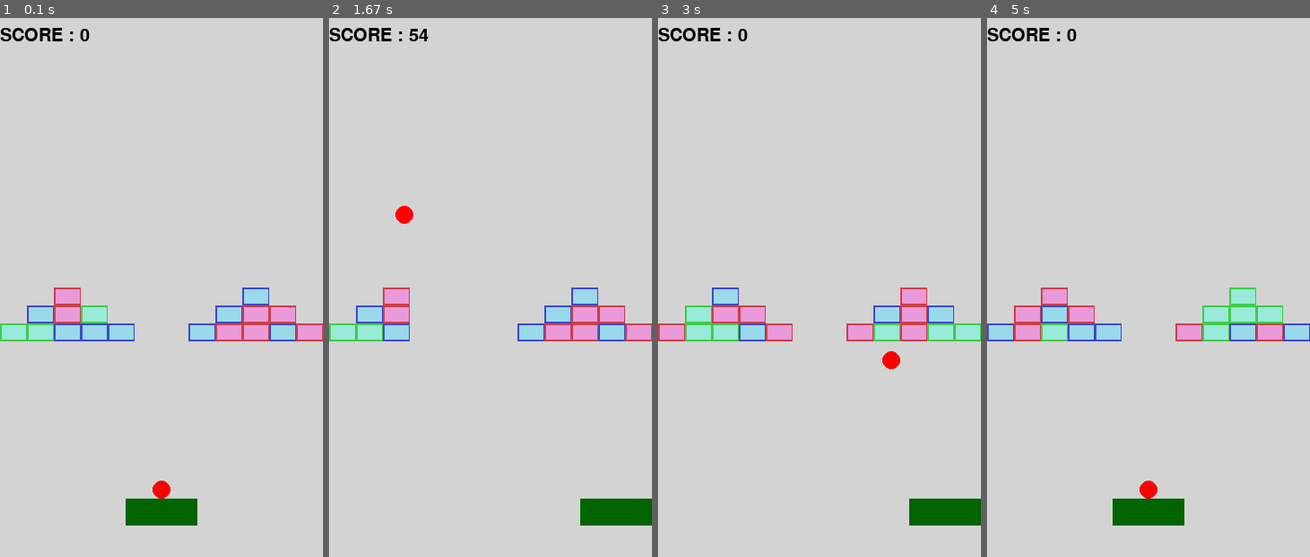
Above: before the commit, frames 1-4 (left to right).
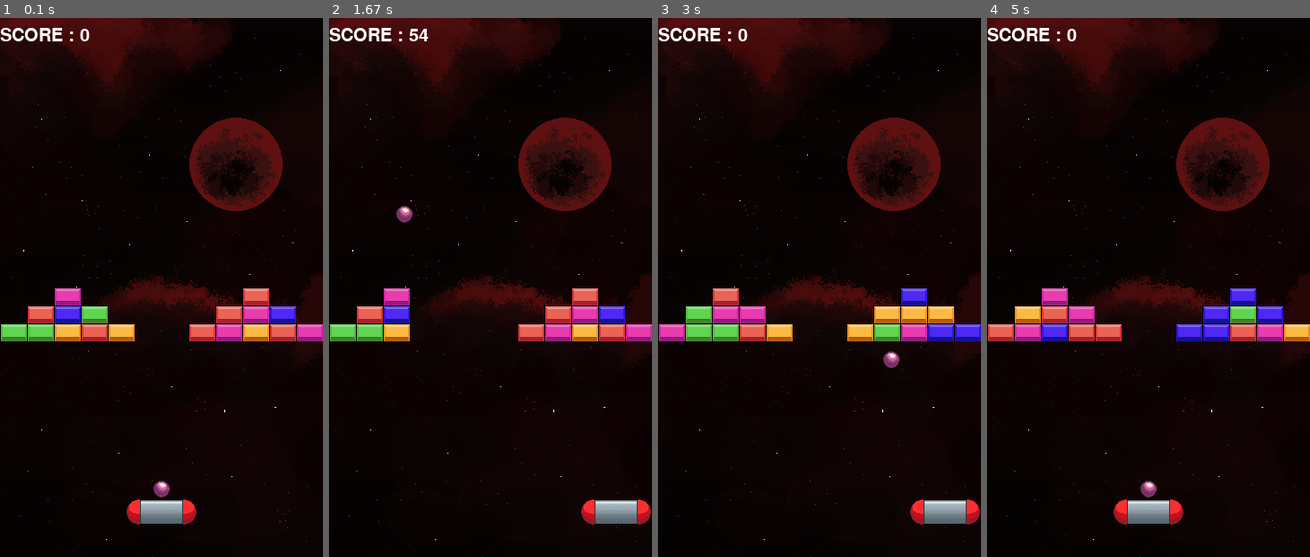
Above: after the commit, the same moments.

Repository: Tequila-Mockingbird-Chevaliers/pygameSummerJam
Game: pygame game, started from main.py
Same seed, same stepped clock (60 frames per second), same inputs: the game is played once before the commit and once after it.
Inputs:
- Up to frame 1 (0.1 s): no input
- Up to frame 2 (1.67 s): tap Space at 0.33, 0.73, 1.03, 1.23, 1.53 s; hold Right 0.67-1.13 s; hold Right 1.17-1.63 s
- Up to frame 3 (3 s): hold Left 1.67-2.2 s; tap Space at 1.73, 2.03, 2.3, 2.6, 2.73 s; hold Left 2.23-2.63 s; hold Right from 2.67 s (still down)
- Up to frame 4 (5 s): tap Space at 3.03, 3.4, 3.7, 3.9, 4.2, 4.4, 4.7, 4.9 s; release Right at 3.3 s; hold Left 3.33-3.8 s; hold Right 3.83-4.3 s; hold Right 4.33-4.8 s; hold Left from 4.83 s (still down)

The runs differ from the first frame. In frame 1, 100% of the frame differs, in the area x 0-100%, y 0-100%; in frame 2, 100%; in frame 3, 100%; in frame 4, 100%.

Commit message:
Add assets (asset credits @kadir014 )
Co-Authored-By: Kadir Aksoy <46996028+kadir014@users.noreply.github.com>

Diff:
--- a/src/assets.py
+++ b/src/assets.py
@@ -36,8 +36,13 @@
     """
 
     def __init__(self):
+        self.bg_images = [
+            load_image(f"{const.BG_IMAGE}{i}.{const.BG_IMAGE_EXT}")
+            for i in range(1, const.NO_OF_BGS + 1)
+        ]
+
         self.paddle = load_image(const.PADDLE_IMAGE)
-        self.ball = load_image(const.BALL_IMAGE, transparent_color=(0, 0, 0))
+        self.ball = load_image(const.BALL_IMAGE)
 
         self.bricks = [
             load_image(
@@ -47,19 +52,22 @@
             for i in range(1, const.NO_OF_BRICK_IMAGES + 1)
         ]
 
-        self.spaceship = load_image(
-            const.SPACESHIP_IMAGE,
-            transparent_color=(255, 255, 255),
-            size=(const.SPACESHIP_WIDTH, const.SPACESHIP_HEIGHT),
-        )
+        self.spaceships = [
+            load_image(
+                f"{const.SPACESHIP_IMAGE}{i}.{const.SPACESHIP_IMAGE_EXT}",
+                size=(const.SPACESHIP_WIDTH, const.SPACESHIP_HEIGHT),
+            )
+            for i in range(1, const.NO_OF_SPACESHIPS + 1)
+        ]
+
         self.laser = load_image(const.LASER_IMAGE, transparent_color=(255, 255, 255))
 
         self.score_font = pygame.font.Font(pygame.font.get_default_font(), 20)
 
         default_font = pygame.font.Font(pygame.font.get_default_font(), 50)
-        self.defeat_text = default_font.render("GAME OVER", True, pygame.Color("black"))
+        self.defeat_text = default_font.render("GAME OVER", True, pygame.Color("white"))
         self.victory_text = default_font.render(
-            "VICTORY !", True, pygame.Color("black")
+            "VICTORY !", True, pygame.Color("white")
         )
 
         self.laser_sound = pygame.mixer.Sound(const.SOUNDS_FOLDER / "pew.ogg")
--- a/src/constants.py
+++ b/src/constants.py
@@ -29,11 +29,15 @@
 
 PADDLE_IMAGE = "Paddle.png"
 BALL_IMAGE = "Ball.png"
-SPACESHIP_IMAGE = "Spaceship.png"
 LASER_IMAGE = "Laser.png"
 
 BRICK_IMAGE = "Brick"
-BRICK_IMAGE_EXT = "png"
-NO_OF_BRICK_IMAGES = 3
+SPACESHIP_IMAGE = "spaceship"
+BG_IMAGE = "bg"
+BRICK_IMAGE_EXT = SPACESHIP_IMAGE_EXT = BG_IMAGE_EXT = "png"
+
+NO_OF_BRICK_IMAGES = 5
+NO_OF_SPACESHIPS = 2
+NO_OF_BGS = 1
 
 BG_MUSIC_VOL = 0.75
--- a/src/entities/spaceship.py
+++ b/src/entities/spaceship.py
@@ -1,3 +1,5 @@
+import random
+
 import src.constants as const
 from src.entities.game_object import GameObject
 from src.entities.laser import Laser
@@ -14,7 +16,7 @@
         """
         Initialize Spaceship class
         """
-        super().__init__(game_state, game_state.assets.spaceship)
+        super().__init__(game_state, random.choice(game_state.assets.spaceships))
         self.rect.topleft = (location * const.SPACESHIP_WIDTH, -const.SPACESHIP_HEIGHT)
         self.line = location
         self.shoot_timer = Timer(const.SPACESHIP_SHOOT_TIMER, start=False)
--- a/src/scenes/game_scene.py
+++ b/src/scenes/game_scene.py
@@ -96,7 +96,7 @@
         """
         Render game window
         """
-        screen.fill("LIGHTGRAY")
+        screen.blit(self.game_state.assets.bg_images[0], (0, 0))
         self.game_state.render(screen)
 
     def ball_paddle_collision(self, objects):
@@ -123,6 +123,7 @@
         """
         Handle ball-spaceship collision
         """
+        self.game_state.assets.tingle_sound.play()
         self.free_positions.add(objects[1].line)
         self.game_state.remove_object(objects[1])
 
--- a/src/state/game_state.py
+++ b/src/state/game_state.py
@@ -51,7 +51,7 @@
         """
         super().render(screen)
         score_text = self.assets.score_font.render(
-            f"SCORE : {self.score}", True, pygame.Color("black")
+            f"SCORE : {self.score}", True, pygame.Color("white")
         )
         screen.blit(score_text, (0, self.assets.score_font.get_height() // 2))
         if self.defeat:
Binary file changed: assets/images/Ball.png
Binary file changed: assets/images/Brick1.png
Binary file changed: assets/images/Brick2.png
Binary file changed: assets/images/Brick3.png
Binary file added: assets/images/Brick4.png
Binary file added: assets/images/Brick5.png
Binary file changed: assets/images/Paddle.png
Binary file removed: assets/images/Spaceship.png
Binary file added: assets/images/bg1.png
Binary file added: assets/images/spaceship1.png
Binary file added: assets/images/spaceship2.png
